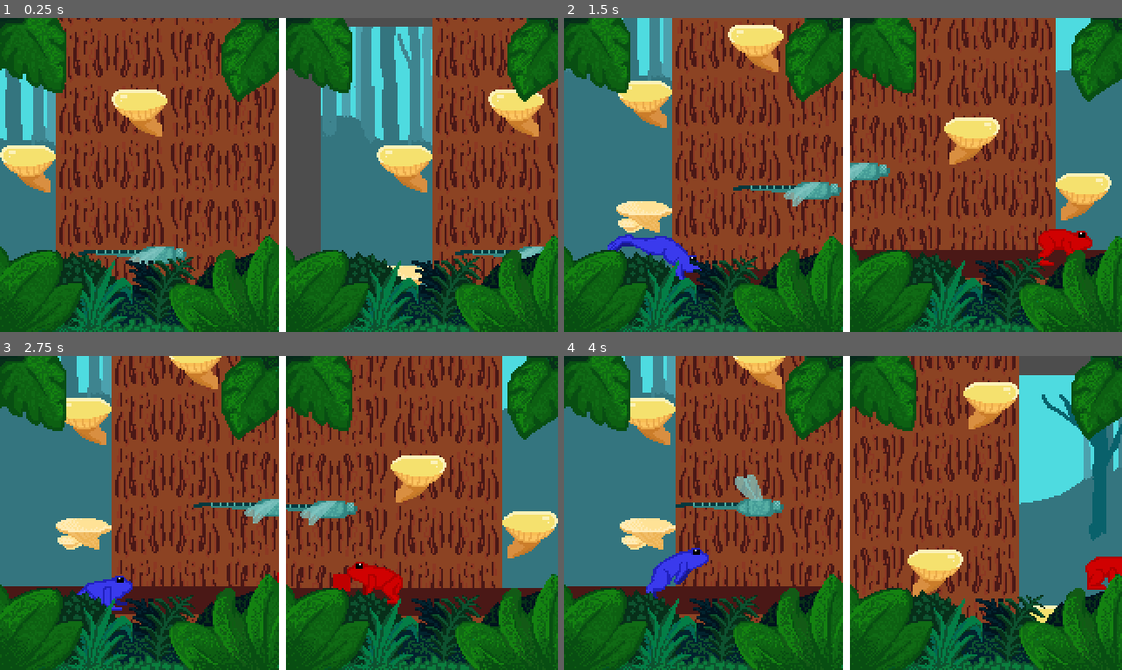
Above: before the commit, frames 1-4 (two rows, left to right).
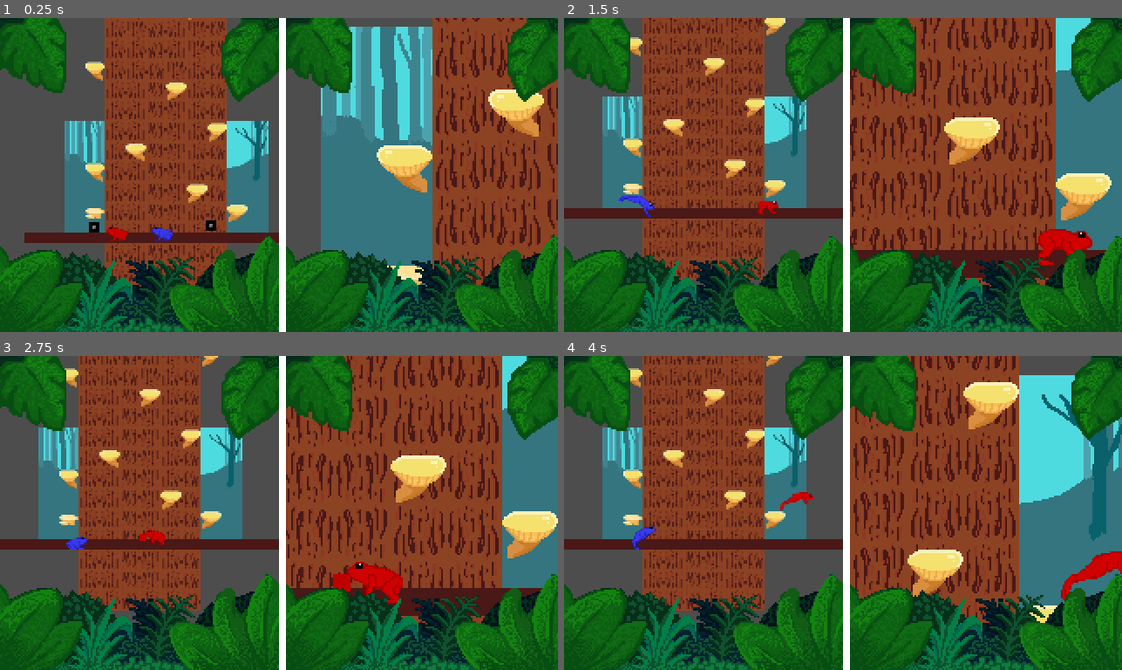
Above: after the commit, the same moments.

Repository: shrubino/CSP_LocalMult
Game: Godot game, scene res://Scenes/main.tscn
The game is run twice, just before and just after one commit, with the same random seed, the same clock (stepped at 60 frames per second) and the same inputs.
Inputs:
- Up to frame 1 (0.25 s): no input
- Up to frame 2 (1.5 s): hold A (A) 0.53-1.28 s; hold Right (Right) from 0.53 s (still down); tap Up (Up) at 0.77 s; tap C (C) at 0.8, 1.35 s
- Up to frame 3 (2.75 s): tap Up (Up) at 1.52 s; tap D (D) at 1.55 s; release Right (Right) at 2.03 s; hold Left (Left) from 2.03 s (still down); hold D (D) from 2.03 s (still down); tap M (M) at 2.3 s
- Up to frame 4 (4 s): release Left (Left) at 2.78 s; release D (D) at 2.78 s; hold Right (Right) from 2.78 s (still down); tap M (M) at 2.85 s; tap Up (Up) at 3.02, 3.77 s; tap N (N) at 3.05, 3.6 s; hold S (S) from 3.53 s (still down)

The runs differ from the first frame. In frame 1, 24% of the frame differs, in the area x 0-98%, y 0-85%; in frame 2, 25%; in frame 3, 26%; in frame 4, 26%, in the area x 0-100%, y 0-86%.

Commit message:
Fixed DF bugs
The player2 animation bugs are still there.

Diff:
--- a/local-multiplayer-game/Scenes/Level1.tscn
+++ b/local-multiplayer-game/Scenes/Level1.tscn
@@ -63,7 +63,7 @@
 "times": PackedFloat32Array(0, 1, 2),
 "transitions": PackedFloat32Array(1, 1, 1),
 "update": 0,
-"values": [Vector2(93, 127), Vector2(162, 127), Vector2(93, 127)]
+"values": [Vector2(53, -242), Vector2(140, -242), Vector2(53, -242)]
 }
 
 [sub_resource type="Animation" id="Animation_6ll4n"]
@@ -78,7 +78,7 @@
 "times": PackedFloat32Array(0),
 "transitions": PackedFloat32Array(1),
 "update": 0,
-"values": [Vector2(93, 127)]
+"values": [Vector2(53, -242)]
 }
 
 [sub_resource type="AnimationLibrary" id="AnimationLibrary_kylad"]
@@ -101,32 +101,13 @@
 
 [node name="Player1" parent="." instance=ExtResource("2_6l7je")]
 position = Vector2(153, 164)
-README = "This is code Stephen stole from https://github.com/Noah-Erz/Ultimate-Platformer-Controller-2D -- it has been HEAVILY modified to delete dashing, rolling, crouching, and wall latching. Use at your own risk, myself included."
-maxSpeed = 200.0
-timeToReachMaxSpeed = 0.2
-timeToReachZeroSpeed = 0.2
-directionalSnap = false
-jumpHeight = 2.0
-jumps = 1
-gravityScale = 20.0
-terminalVelocity = 500.0
-descendingGravityFactor = 1.3
-shortHopAkaVariableJumpHeight = true
-jumpVariable = 2.0
-coyoteTime = 0.2
-jumpBuffering = 0.2
-wallJump = true
-inputPauseAfterWallJump = 0.1
-wallKickAngle = 60.0
-wallSliding = 1.0
-cornerCutting = false
-correctionAmount = 1.5
-groundPound = true
-groundPoundPause = 0.25
-upToCancel = false
 run = false
 idle = false
-
+tongueSpeed = 100
+tongueRange = 110
+tongueResetTimer = 1.0
+canStick = true
+tongueStunTime = 2.0
 
 [node name="Player2" parent="." instance=ExtResource("3_jv6wh")]
 position = Vector2(83, 164)
@@ -183,7 +164,7 @@
 text = "Quit"
 
 [node name="DragonFly" parent="." instance=ExtResource("11_2h8qs")]
-position = Vector2(93, 127)
+position = Vector2(53, -242)
 
 [node name="AnimationPlayer" type="AnimationPlayer" parent="DragonFly"]
 libraries = {
--- a/local-multiplayer-game/Scenes/Player2.tscn
+++ b/local-multiplayer-game/Scenes/Player2.tscn
@@ -1,8 +1,8 @@
-[gd_scene load_steps=36 format=3 uid="uid://dwacpckxvli0b"]
+[gd_scene load_steps=33 format=3 uid="uid://dwacpckxvli0b"]
 
 [ext_resource type="Script" uid="uid://ck1liuedogadu" path="res://Scripts/player_2.gd" id="1_cgts5"]
 [ext_resource type="Texture2D" uid="uid://p8xntddf2eoh" path="res://Resources/Frog/Red/IdleRedSheet.png" id="2_kfthp"]
-[ext_resource type="Texture2D" uid="uid://cm66wyyjhwxds" path="res://Resources/Frog/Jumps/REDJUMP-Sheet.png" id="3_3tsci"]
+[ext_resource type="Texture2D" uid="uid://cc7ial427e4d7" path="res://Resources/Frog/Jumps/RedJump_New.png" id="3_3tsci"]
 [ext_resource type="Texture2D" uid="uid://bofjs07ho6eph" path="res://Resources/Frog/Red/RedRunSpriteSheet.png" id="3_encxe"]
 
 [sub_resource type="RectangleShape2D" id="RectangleShape2D_n5fpy"]
@@ -29,49 +29,37 @@
 
 [sub_resource type="AtlasTexture" id="AtlasTexture_niw6a"]
 atlas = ExtResource("3_3tsci")
-region = Rect2(0, 0, 64, 64)
+region = Rect2(192, 0, 64, 64)
 
 [sub_resource type="AtlasTexture" id="AtlasTexture_sqc4o"]
 atlas = ExtResource("3_3tsci")
-region = Rect2(64, 0, 64, 64)
+region = Rect2(256, 0, 64, 64)
 
 [sub_resource type="AtlasTexture" id="AtlasTexture_o5bsy"]
 atlas = ExtResource("3_3tsci")
-region = Rect2(128, 0, 64, 64)
+region = Rect2(320, 0, 64, 64)
 
 [sub_resource type="AtlasTexture" id="AtlasTexture_65pas"]
 atlas = ExtResource("3_3tsci")
-region = Rect2(192, 0, 64, 64)
+region = Rect2(384, 0, 64, 64)
 
 [sub_resource type="AtlasTexture" id="AtlasTexture_oh1g1"]
 atlas = ExtResource("3_3tsci")
-region = Rect2(256, 0, 64, 64)
+region = Rect2(448, 0, 64, 64)
 
 [sub_resource type="AtlasTexture" id="AtlasTexture_yaodt"]
 atlas = ExtResource("3_3tsci")
-region = Rect2(320, 0, 64, 64)
+region = Rect2(512, 0, 64, 64)
 
 [sub_resource type="AtlasTexture" id="AtlasTexture_wvrox"]
 atlas = ExtResource("3_3tsci")
-region = Rect2(384, 0, 64, 64)
+region = Rect2(576, 0, 64, 64)
 
 [sub_resource type="AtlasTexture" id="AtlasTexture_n1cht"]
 atlas = ExtResource("3_3tsci")
-region = Rect2(448, 0, 64, 64)
+region = Rect2(640, 0, 64, 64)
 
 [sub_resource type="AtlasTexture" id="AtlasTexture_m1xf0"]
-atlas = ExtResource("3_3tsci")
-region = Rect2(512, 0, 64, 64)
-
-[sub_resource type="AtlasTexture" id="AtlasTexture_wvuc5"]
-atlas = ExtResource("3_3tsci")
-region = Rect2(576, 0, 64, 64)
-
-[sub_resource type="AtlasTexture" id="AtlasTexture_w46ye"]
-atlas = ExtResource("3_3tsci")
-region = Rect2(640, 0, 64, 64)
-
-[sub_resource type="AtlasTexture" id="AtlasTexture_iamjx"]
 atlas = ExtResource("3_3tsci")
 region = Rect2(704, 0, 64, 64)
 
@@ -149,15 +137,6 @@
 }, {
 "duration": 1.0,
 "texture": SubResource("AtlasTexture_m1xf0")
-}, {
-"duration": 1.0,
-"texture": SubResource("AtlasTexture_wvuc5")
-}, {
-"duration": 1.0,
-"texture": SubResource("AtlasTexture_w46ye")
-}, {
-"duration": 1.0,
-"texture": SubResource("AtlasTexture_iamjx")
 }],
 "loop": true,
 "name": &"jump",
@@ -265,6 +244,7 @@
 middleRaycast = NodePath("MiddleCast")
 rightRaycast = NodePath("RightCast")
 run = true
+jump = true
 idle = true
 tongue = NodePath("Tongue")
 
@@ -299,7 +279,7 @@
 
 [node name="Sprite2D" type="AnimatedSprite2D" parent="." groups=["Player"]]
 sprite_frames = SubResource("SpriteFrames_eus2p")
-animation = &"jump"
+animation = &"idle"
 autoplay = "idle"
 
 [node name="AnimationPlayer" type="AnimationPlayer" parent="."]
--- a/local-multiplayer-game/Scenes/dragon_fly.tscn
+++ b/local-multiplayer-game/Scenes/dragon_fly.tscn
@@ -1,5 +1,6 @@
-[gd_scene load_steps=7 format=3 uid="uid://btwwcxhsmo6km"]
+[gd_scene load_steps=8 format=3 uid="uid://btwwcxhsmo6km"]
 
+[ext_resource type="Script" uid="uid://dppdebu6v8rs4" path="res://Scripts/dragon_fly.gd" id="1_hyao7"]
 [ext_resource type="Texture2D" uid="uid://dboxew50ot0ws" path="res://Resources/Platforms/DRAGONFLY_FULL_SPRITESHEET.png" id="1_xj3oc"]
 
 [sub_resource type="AtlasTexture" id="AtlasTexture_hyao7"]
@@ -35,8 +36,7 @@
 size = Vector2(62, 11)
 
 [node name="DragonFly" type="AnimatableBody2D"]
-collision_layer = 15
-collision_mask = 15
+script = ExtResource("1_hyao7")
 
 [node name="AnimatedSprite2D" type="AnimatedSprite2D" parent="."]
 sprite_frames = SubResource("SpriteFrames_2ilge")
--- a/local-multiplayer-game/Scenes/main.tscn
+++ b/local-multiplayer-game/Scenes/main.tscn
@@ -36,6 +36,7 @@
 [node name="LeftCamera2D" type="Camera2D" parent="HBoxContainer/LeftViewportContainer/LeftSubViewport"]
 unique_name_in_owner = true
 offset = Vector2(0, -40)
+zoom = Vector2(0.365, 0.365)
 limit_left = 0
 limit_right = 320
 limit_smoothed = true
--- /dev/null
+++ b/local-multiplayer-game/Scripts/dragon_fly.gd
@@ -0,0 +1,16 @@
+extends AnimatableBody2D
+
+@onready var sprite = $AnimatedSprite2D
+@onready var timer = 0.1
+@onready var canflip = true
+
+func _ready() -> void:
+	sprite.flip_h = true
+func _process(delta: float) -> void:
+
+	if position.x < 54 or position.x > 139:
+		if canflip == true:
+			canflip = false
+			sprite.flip_h = not sprite.flip_h
+			await get_tree().create_timer(timer).timeout
+			canflip = true
--- /dev/null
+++ b/local-multiplayer-game/Scripts/globals.gd
@@ -0,0 +1 @@
+extends Node
--- a/local-multiplayer-game/project.godot
+++ b/local-multiplayer-game/project.godot
@@ -13,6 +13,10 @@
 config/name="Local Multiplayer Game"
 run/main_scene="uid://cvxvsj7flm3en"
 config/features=PackedStringArray("4.5", "GL Compatibility")
+
+[autoload]
+
+Globals="*res://Scripts/globals.gd"
 
 [display]
 
Not shown, added: local-multiplayer-game/Scripts/dragon_fly.gd.uid
Not shown, added: local-multiplayer-game/Scripts/globals.gd.uid
